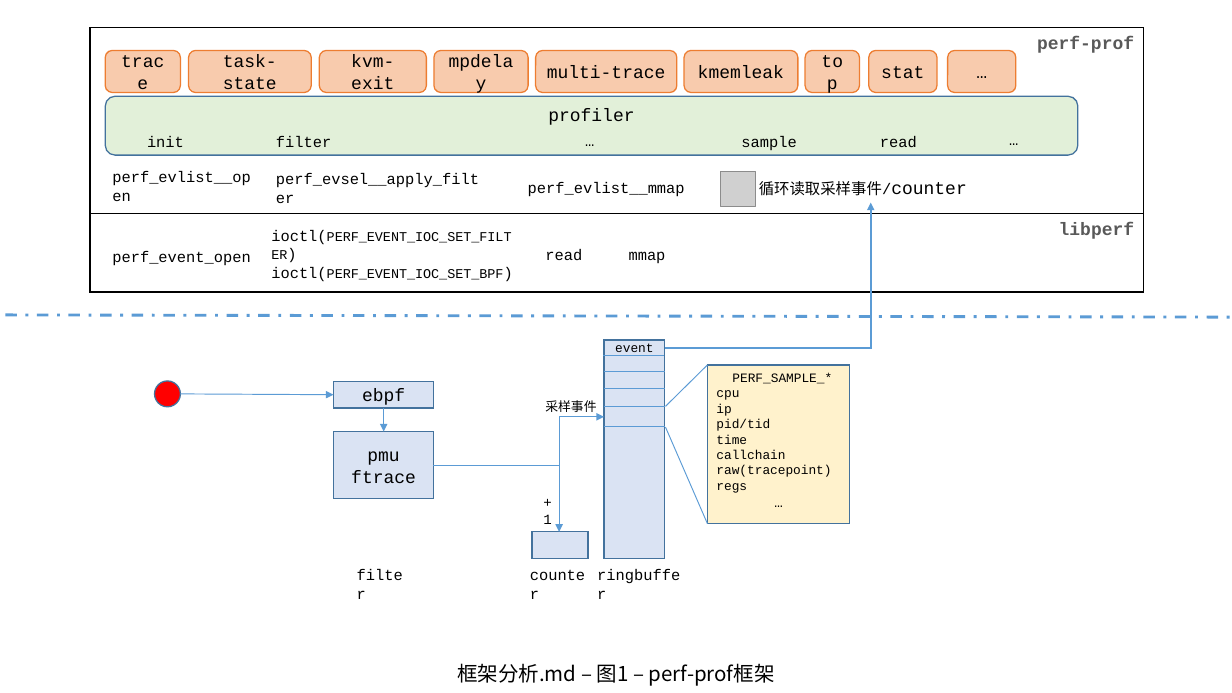
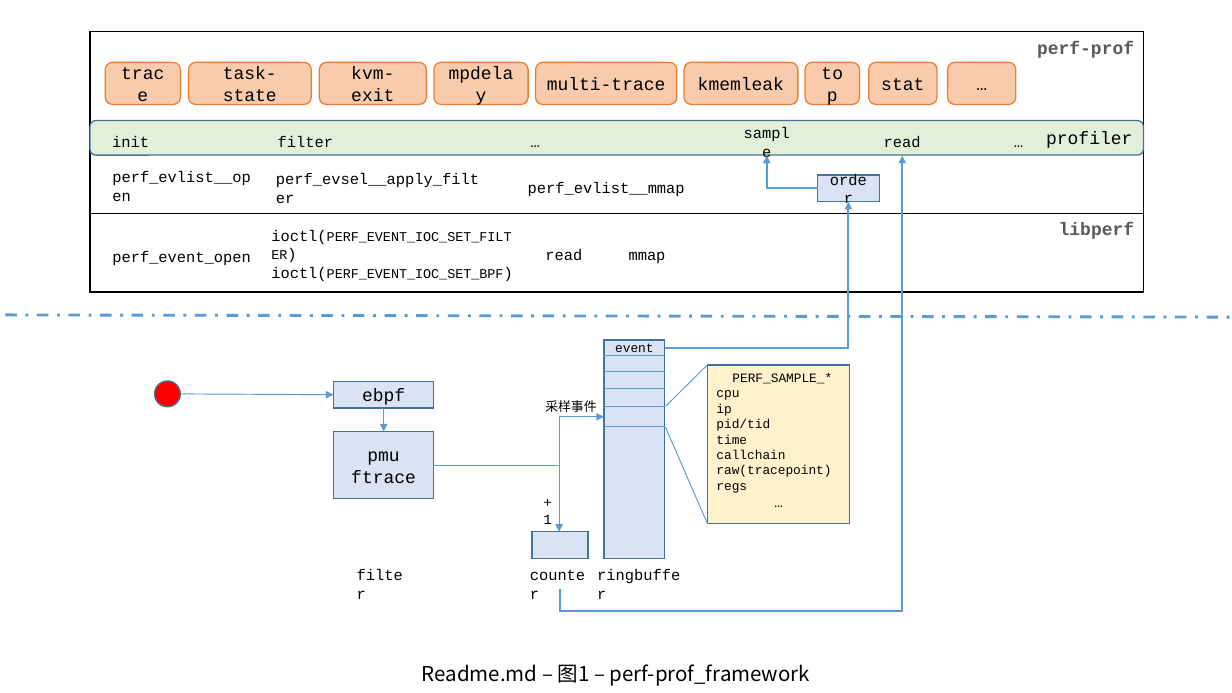
Before and after one commit to OpenCloudOS/perf-prof, a slide deck: slide 1 of docs/images.pptx. Drawn at 1232x693 pixels with LibreOffice and Linux fonts; fonts in the diff are those of the drawing; grey boxes stand for pictures. Boxes give left, top, right and bottom in pixels: in the first picture for what was removed or moved away, otherwise in the second. Text is boxed around its words. In the diff, an @@ line names an element or a change of style, - is before the commit and + after.

Commit message:
Readme: update

```diff
--- a/docs/images.pptx
+++ b/docs/images.pptx
@@ 9 rounded rectangles: place and size @@
-9 rounded rectangles at bbox=[105, 51, 1017, 93]
+9 rounded rectangles at bbox=[105, 63, 1017, 105]
@@ rounded rectangle "profiler": place and size @@
-rounded rectangle "profiler" at bbox=[105, 96, 1079, 155]
+rounded rectangle "profiler" at bbox=[90, 120, 1143, 154]
@@ rounded rectangle "profiler" at bbox=[90, 120, 1143, 154]: alignment centre to right @@
@@ text "init": place and size @@
-text "init" at bbox=[147, 136, 184, 147]
+text "init" at bbox=[112, 136, 149, 147]
@@ alignment left to centre; vertical alignment top to middle in 6 elements at bbox=[278, 136, 333, 147], bbox=[112, 136, 149, 147], bbox=[732, 373, 832, 384], bbox=[884, 136, 921, 147], bbox=[1000, 128, 1037, 155], bbox=[517, 128, 554, 155] @@
@@ text "…": place and size @@
-text "…" at bbox=[576, 127, 613, 154]
+text "…" at bbox=[517, 128, 554, 155]
@@ elbow arrow added from (560, 589) to (902, 155), #5B9BD5 1.5 pt @@
@@ picture removed at bbox=[721, 171, 756, 206] @@
@@ elbow arrow added from (818, 189) to (767, 155), #5B9BD5 1.5 pt @@
@@ rectangle added at bbox=[818, 176, 880, 202], fill #DAE3F3, outline #43739E 1 pt, 12 pt, text #000000 @@
+order
@@ elbow arrow moved from (665, 348) - (871, 202) to (665, 348) - (848, 201) @@
@@ text removed at bbox=[759, 181, 967, 196] @@
-循环读取采样事件/counter
@@ title at bbox=[422, 664, 810, 686]: text changed @@
-框架分析.md – 图1 – perf-prof框架
+Readme.md – 图1 – perf-prof_framework
```
Also in this commit, not shown: 2 other files.
